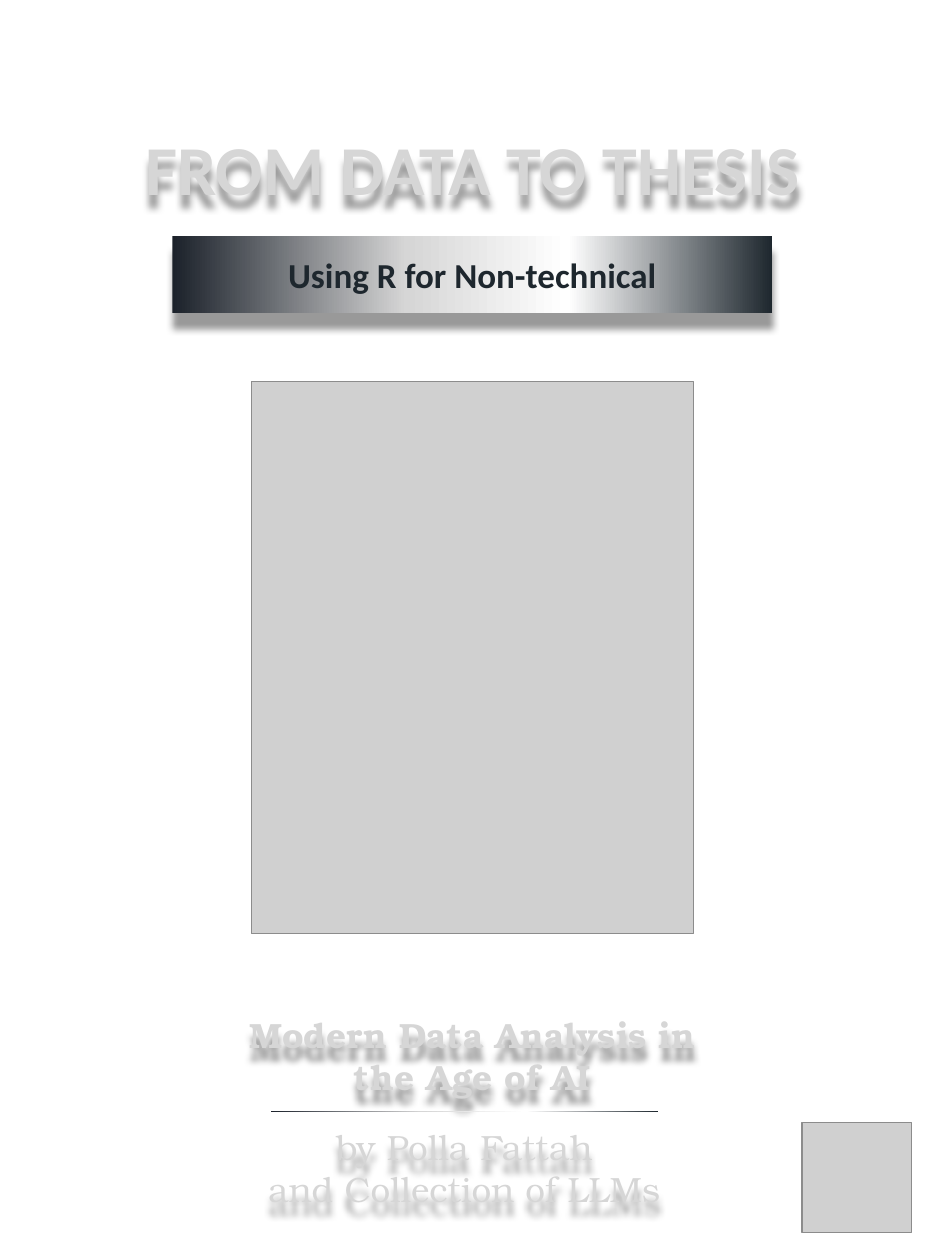
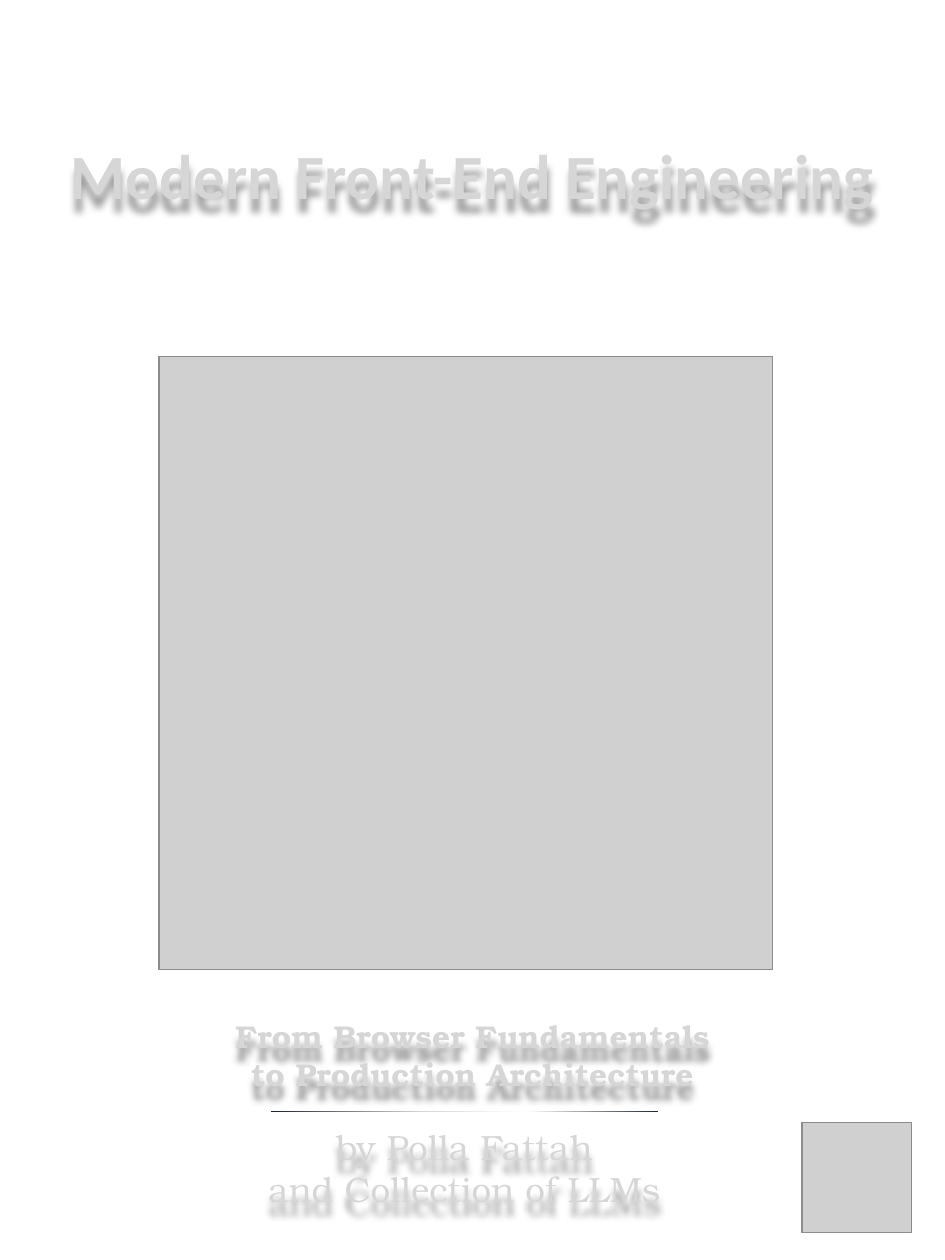
Before and after one commit to polla-fattah/frontend-book, a slide deck: slide 1 of BookCover.pptx. Drawn at 945x1260 pixels with LibreOffice and Linux fonts; fonts in the diff are those of the drawing; grey boxes stand for pictures; background and template pictures are left out. Boxes give left, top, right and bottom in pixels: in the first picture for what was removed or moved away, otherwise in the second. Text is boxed around its words. In the diff, an @@ line names an element or a change of style, - is before the commit and + after.

```diff
--- a/BookCover.pptx
+++ b/BookCover.pptx
@@ text at (71, 174, 873, 214): text changed; size 40 to 36 pt @@
-FROM DATA TO THESIS
+Modern Front-End Engineering
@@ rectangle removed at (173, 236, 772, 312) @@
-Using R for Non-technical
@@ picture: place and size @@
-picture at (252, 382, 694, 934)
+picture at (159, 357, 772, 970)
@@ text at (235, 1048, 709, 1096): text changed; size 20 to 18 pt @@
-Modern Data Analysis in the Age of AI
+From Browser Fundamentals to Production Architecture
```
Also in this commit, not shown: 1 slide added, 1 slide removed, 56 other files.
